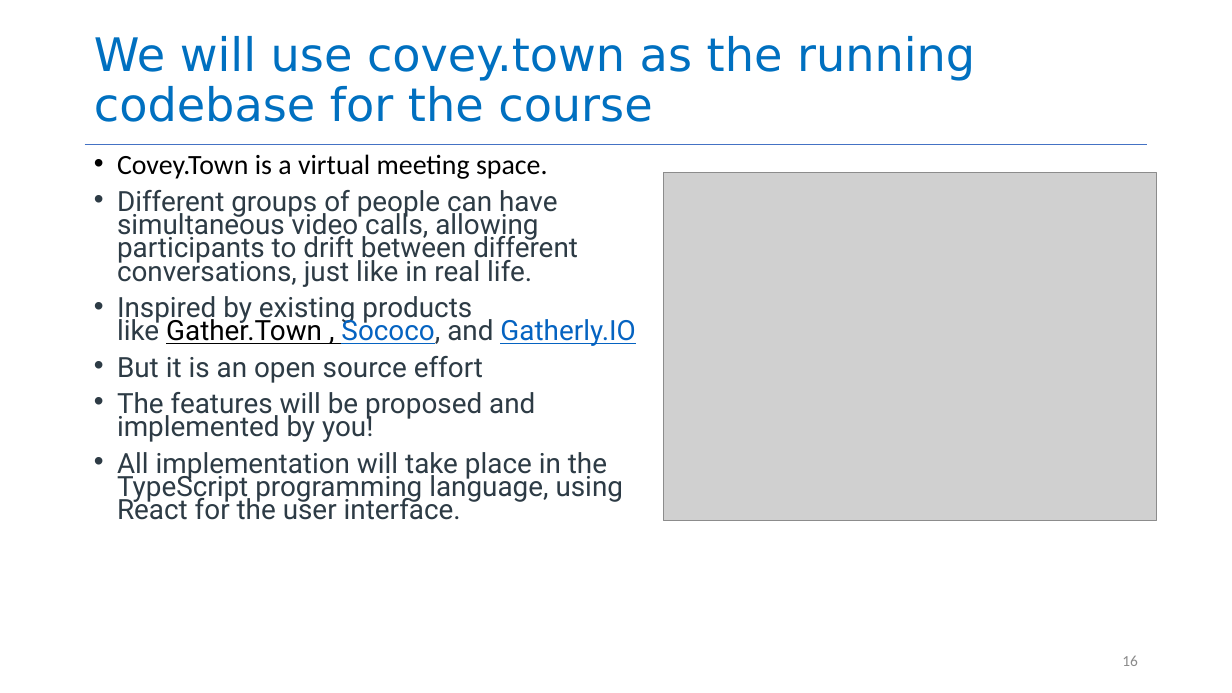
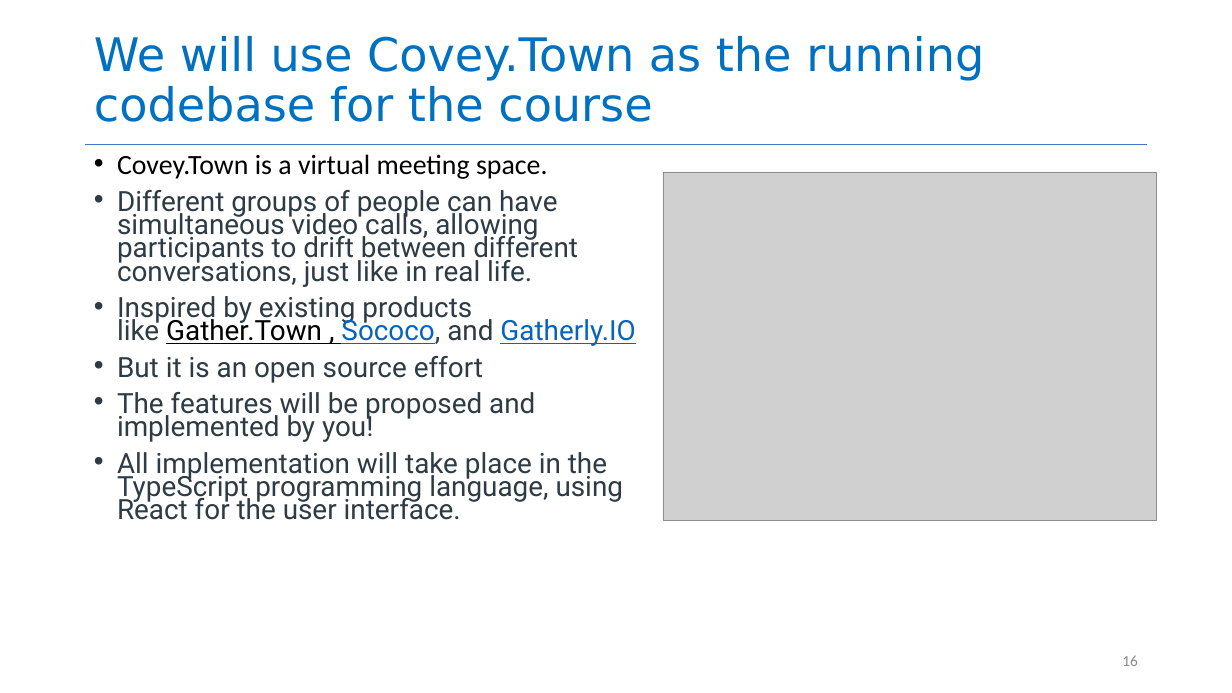
Before and after one commit to neu-se/CS4530-Spring-2023, a slide deck: slide 16 of Slides/Module 01.1 Course Introduction.pptx. Drawn at 1232x693 pixels with LibreOffice and Linux fonts; fonts in the diff are those of the drawing; grey boxes stand for pictures. Boxes give left, top, right and bottom in pixels: in the first picture for what was removed or moved away, otherwise in the second. Text is boxed around its words. In the diff, an @@ line names an element or a change of style, - is before the commit and + after.

```diff
--- a/Slides/Module 01.1 Course Introduction.pptx
+++ b/Slides/Module 01.1 Course Introduction.pptx
@@ title at [94, 36, 984, 122]: text changed @@
-We will use covey.town as the running codebase for the course
+We will use Covey.Town as the running codebase for the course
```
Also in this commit, not shown: 2 other slides changed, 3 other files.
